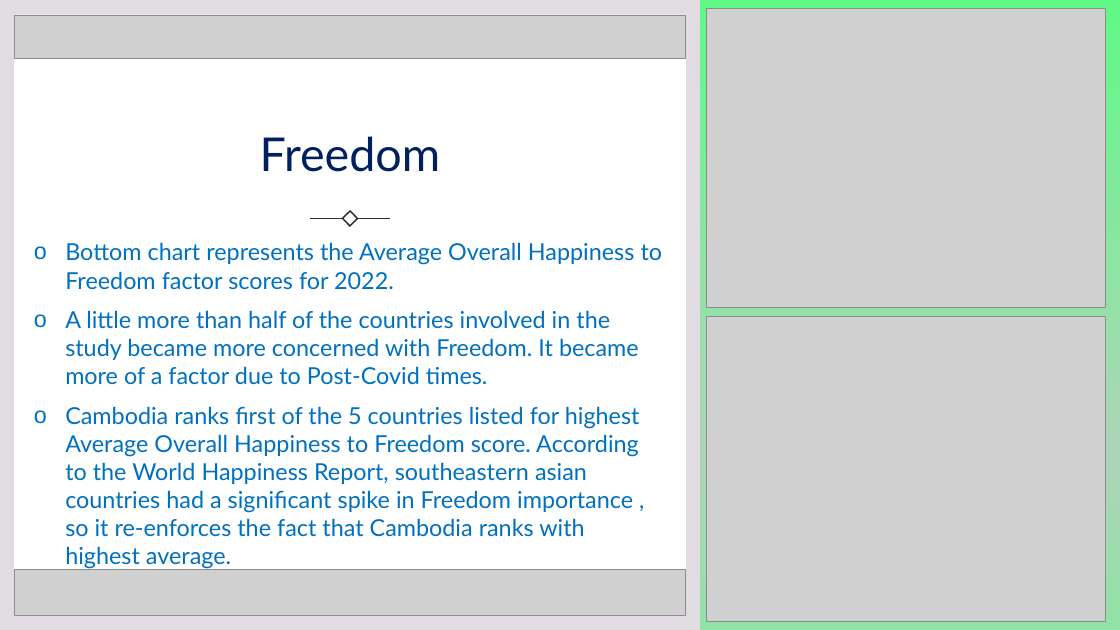
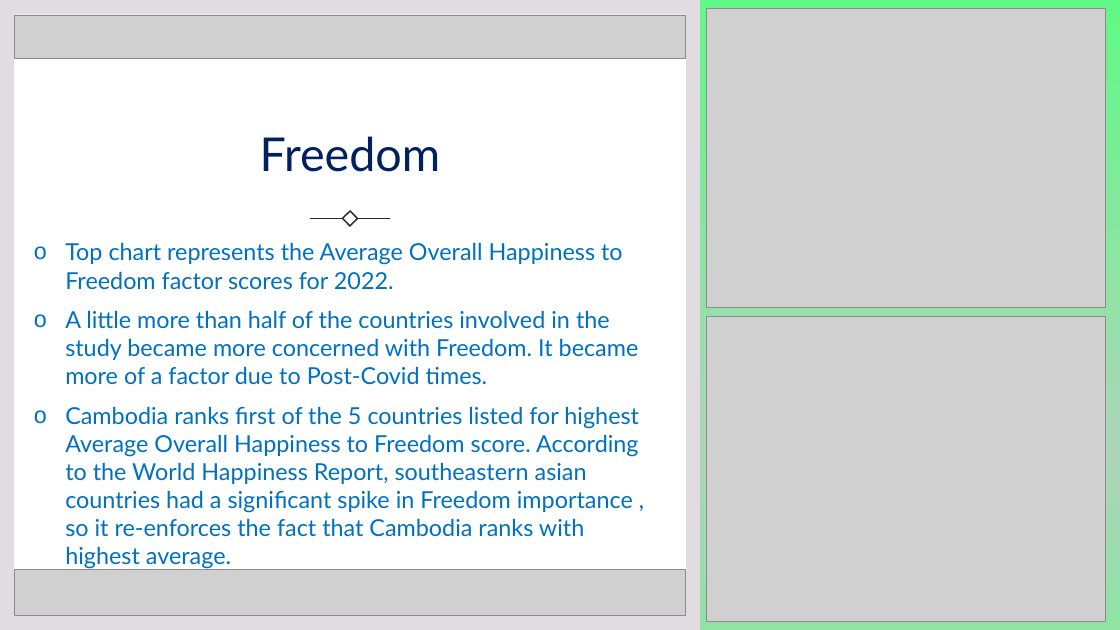
Before and after one commit to tvaughn905/Project-1, a slide deck: slide 6 of HappinessRetirementConundrum.pptx. Drawn at 1120x630 pixels with LibreOffice and Linux fonts; fonts in the diff are those of the drawing; grey boxes stand for pictures. Boxes give left, top, right and bottom in pixels: in the first picture for what was removed or moved away, otherwise in the second. Text is boxed around its words. In the diff, an @@ line names an element or a change of style, - is before the commit and + after.

Commit message:
tweak wording on one slide

```diff
--- a/HappinessRetirementConundrum.pptx
+++ b/HappinessRetirementConundrum.pptx
@@ text at bbox=[65, 242, 623, 290]: text changed @@
-o Bottom chart represents the Average Overall Happiness to Freedom factor scores for 2022.
+o Top chart represents the Average Overall Happiness to Freedom factor scores for 2022.
```
